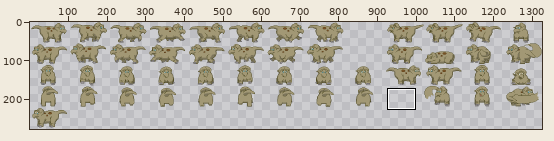
Two versions of one pixel-art file, art/sprites/babyt.aseprite. Above: a wide view before the commit, with the close-up outlined.
Close-up. Before the commit:
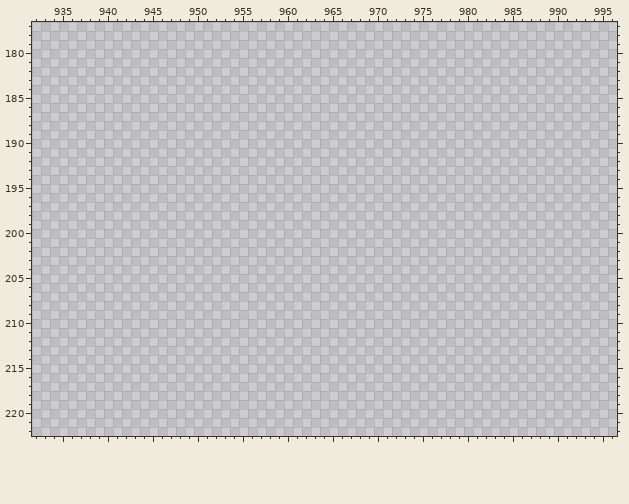
1326x330 pixels, 1 frame. Shown: x 932..996, y 177..222. The wide view leaves out empty margins. The commit also changed other parts of the picture, which this record leaves out.
Palette (. is transparent): 
Pixels before (only the part around the change), first column x 932:
177 .................................................................
178 .................................................................
179 .................................................................
180 .................................................................
181 .................................................................
182 .................................................................
183 .................................................................
184 .................................................................
185 .................................................................
186 .................................................................
187 .................................................................
188 .................................................................
189 .................................................................
190 .................................................................
191 .................................................................
192 .................................................................
193 .................................................................
194 .................................................................
195 .................................................................
196 .................................................................
197 .................................................................
198 .................................................................
199 .................................................................
200 .................................................................
201 .................................................................
202 .................................................................
203 .................................................................
204 .................................................................
205 .................................................................
206 .................................................................
207 .................................................................
208 .................................................................
209 .................................................................
210 .................................................................
211 .................................................................
212 .................................................................
213 .................................................................
214 .................................................................
215 .................................................................
216 .................................................................
217 .................................................................
218 .................................................................
219 .................................................................
220 .................................................................
221 .................................................................
222 .................................................................
Once edited:
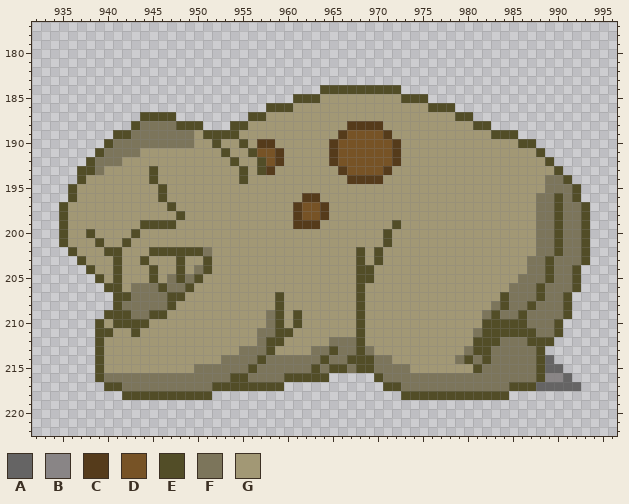
Colours new in this view: A #656464  B #898586  C #553b1b  D #775326  E #524d27  F #7c755b  G #a29875
The edit:
Changed rows in their new state; - is an unchanged pixel.
first column x 935:
184 -----------------------------EEEEEEEEE---------------------
185 --------------------------EEEGGGGGGGGGEEE------------------
186 -----------------------EEEGGGGGGGGGGGGGGGEEE---------------
187 ---------EEEE--------EEGGGGGGGGGGGGGGGGGGGGGEE-------------
188 --------EFFFFEEE---EEGGGGGGGGGGGCCCCGGGGGGGGGGEE-----------
189 ------EEFFFFFFFGEEEEGGGGGGGGGGGCDDDDCGGGGGGGGGGGEEE--------
190 -----EFFFFFFFFFGGEGGEGCCGGGGGGCDDDDDDCGGGGGGGGGGGGGEE------
191 ----EFFFFGGGGGGGGGEGGEDDCGGGGGCDDDDDDCGGGGGGGGGGGGGGGE-----
192 ---EFFFGGGGGGGGGGGGEGGEDCGGGGGCDDDDDDCGGGGGGGGGGGGGGGGE----
193 --EEFGGGGGEGGGGGGGGGEGECGGGGGGGCDDDDCGGGGGGGGGGGGGGGGGGE---
194 --EGGGGGGGEGGGGGGGGGEGGGGGGGGGGGCCCCGGGGGGGGGGGGGGGGGGFFE--
195 -EGGGGGGGGGEGGGGGGGGGGGGGGGGGGGGGGGGGGGGGGGGGGGGGGGGGGFFFE-
196 -EGGGGGGGGGEGGGGGGGGGGGGGGGCCGGGGGGGGGGGGGGGGGGGGGGGGFFEFE-
197 EGGGGGGGGGGGEGGGGGGGGGGGGGCDDCGGGGGGGGGGGGGGGGGGGGGGGFFEFFE
198 EGGGGGGGGGGGGEGGGGGGGGGGGGCDDCGGGGGGGGGGGGGGGGGGGGGGGFFEFFE
199 EGGGGGGGGEEEEGGGGGGGGGGGGGCCCGGGGGGGGEGGGGGGGGGGGGGGGFFEFFE
200 EGGEGGGGEGGGGGGGGGGGGGGGGGGGGGGGGGGGEGGGGGGGGGGGGGGGGFFEFFE
201 EGGGEGGEGGGGGGGGGGGGGGGGGGGGGGGGGGGGEGGGGGGGGGGGGGGGGFFEFFE
202 -EGGGEEGGGEEEEEEFGGGGGGGGGGGGGGGGEGEGGGGGGGGGGGGGGGGGFFEFFE
203 --EGGGEGGEGGGEGGEGGGGGGGGGGGGGGGGEGEGGGGGGGGGGGGGGGGFFEFFFE
204 ---EGGEGGGEGGEGFEGGGGGGGGGGGGGGGGEEGGGGGGGGGGGGGGGGGFFEFFE-
205 ----EGEGGGEGFEFEGGGGGGGGGGGGGGGGGEEGGGGGGGGGGGGGGGGFFFEFFE-
206 -----EEGFFFEFFEGGGGGGGGGGGGGGGGGGEGGGGGGGGGGGGGGGGFFFEFFFE-
207 ------EEFFFFEEGGGGGGGGGGEGGGGGGGGEGGGGGGGGGGGGGGGEFFFEFFE--
208 ------EFFFFFEGGGGGGGGGGGEGGGGGGGGEGGGGGGGGGGGGGGFEFFEFFFE--
209 -----EEEFFEEGGGGGGGGGGGFEGEGGGGGGEGGGGGGGGGGGGGFEFFEFFFFE--
210 ----EGEEEEGGGGGGGGGGGGGFEGEGGGGGGEGGGGGGGGGGGGGEEEEEFFFE---
211 ----EEGGEGGGGGGGGGGGGGFFEEGGGGGGGEGGGGGGGGGGGGFEEEEEEFFE---
212 ----EGGGGGGGGGGGGGGGGGFEEGGGGGFFFEGGGGGGGGGGGGEEEFFFEEE----
213 ----EGGGGGGGGGGGGGGGFFFEGGGGFFEFFEFGGGGGGGGGGFEEFFFFFE-----
214 ----EGGGGGGGGGGGGGFFFFEFFFFFFEFFEEEFFGGGGGGGFEFEFFFFFEA----
215 ----EGGGGGGGGGGFFFFFFEFFFFFFEFEEFEEFFFFGGGGGGGEFFFFFFEAA---
216 ----EFFFFFFFFFFFFFFEEFFFFEEEEE-----EFFFFFFFFFFFFFFFFFEBBA--
217 -----EEFFFFFFFFFFEEEEEEEE-----------EEFFFFFFFFFFFFEEEAAAAA-
218 -------EEEEEEEEEE---------------------EEEEEEEEEEEE---------
Pixel boxes of the changes (left, top, right, bottom) in both close-ups:
added: (59, 85, 590, 400)
